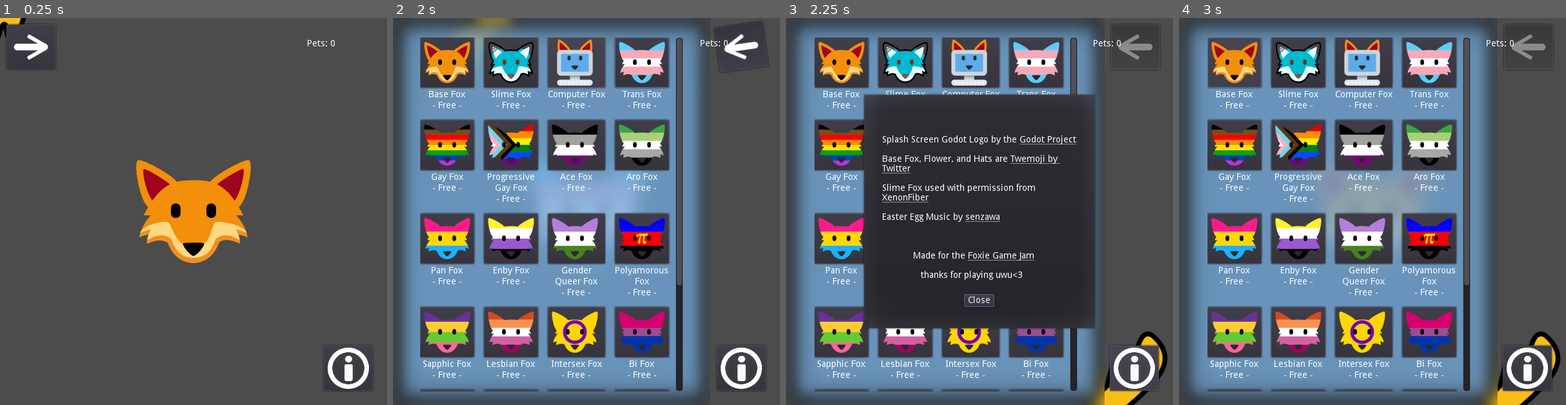
Above: before the commit, frames 1-4 (left to right).
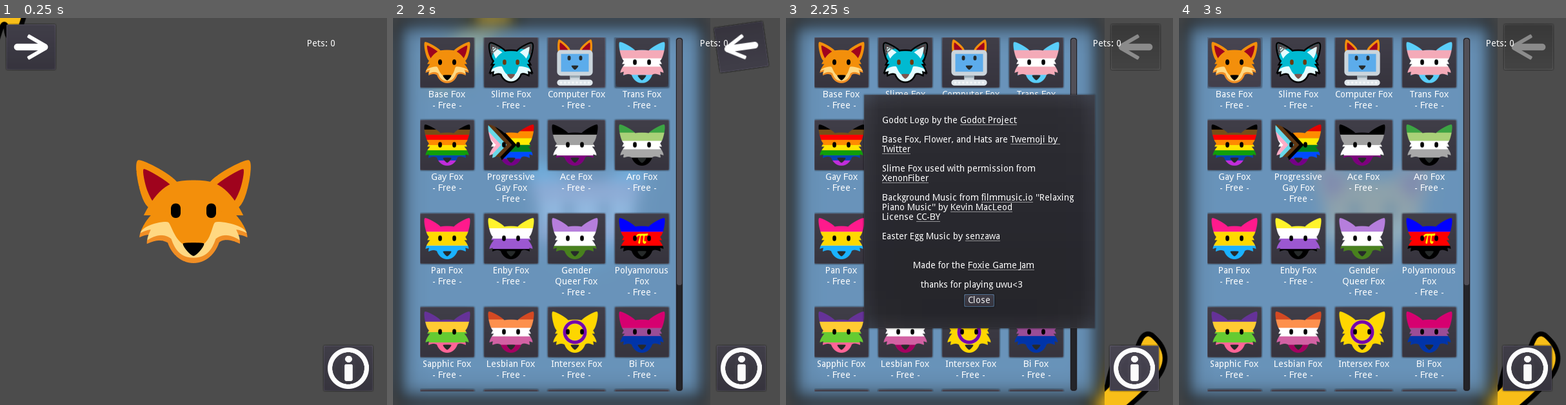
Above: after the commit, the same moments.

Repository: compufox/foxie
Game: Godot game, scene res://_scenes/main.tscn
Same seed, same stepped clock (60 frames per second), same inputs: the game is played once before the commit and once after it. Sound files missing from this copy of the repository are replaced by a short silence.
Inputs (mouse positions are in pixels of both pictures, inside the frame that each line leads up to):
- Up to frame 1 (0.25 s): no input
- Up to frame 2 (2 s): click (423, 48) at 0.5 s; click (458, 64) at 1.27 s
- Up to frame 3 (2.25 s): click (1134, 370) at 2 s
- Up to frame 4 (3 s): click (1233, 64) at 2.77 s

Frames 1-2 are identical in both runs. In frame 3, 4.0% of the frame differs, in the area x 24-75%, y 25-71%; in frame 4, nothing differs.

Commit message:
added music player into main scene
made easter egg pause bgmusic
added credits for bg music

Diff:
--- a/_scenes/main.tscn
+++ b/_scenes/main.tscn
@@ -1,8 +1,9 @@
-[gd_scene load_steps=4 format=2]
+[gd_scene load_steps=5 format=2]
 
 [ext_resource path="res://_scenes/ui.tscn" type="PackedScene" id=1]
 [ext_resource path="res://_scenes/fox.tscn" type="PackedScene" id=2]
 [ext_resource path="res://_scenes/hand.tscn" type="PackedScene" id=3]
+[ext_resource path="res://music/relaxing-piano-music-by-kevin-macleod.ogg" type="AudioStream" id=4]
 
 [node name="game" type="Node2D"]
 
@@ -12,3 +13,12 @@
 position = Vector2( 300, 300 )
 
 [node name="hand" parent="." instance=ExtResource( 3 )]
+
+[node name="camera_2d" type="Camera2D" parent="."]
+position = Vector2( 300, 300 )
+
+[node name="music" type="AudioStreamPlayer" parent="."]
+pause_mode = 2
+stream = ExtResource( 4 )
+autoplay = true
+bus = "music"
--- a/_scenes/ui.tscn
+++ b/_scenes/ui.tscn
@@ -112,6 +112,9 @@
 [node name="container" type="Control" parent="."]
 anchor_right = 1.0
 anchor_bottom = 1.0
+__meta__ = {
+"_edit_group_": true
+}
 
 [node name="shop_shown" type="Position2D" parent="container"]
 
@@ -628,6 +631,9 @@
 margin_top = -184.0
 margin_right = 182.0
 margin_bottom = 184.0
+__meta__ = {
+"_edit_group_": true
+}
 
 [node name="v_box_container" type="VBoxContainer" parent="container/info_popup"]
 anchor_right = 1.0
@@ -642,31 +648,31 @@
 margin_bottom = 272.0
 size_flags_vertical = 3
 bbcode_enabled = true
-bbcode_text = "
-
-Splash Screen Godot Logo by the [url=https://godotengine.org]Godot Project[/url]
+bbcode_text = "Godot Logo by the [url=https://godotengine.org]Godot Project[/url]
 
 Base Fox, Flower, and Hats are [url=https://github.com/twitter/twemoji]Twemoji by Twitter[/url]
 
 Slime Fox used with permission from [url=https://xenonfiber.space]XenonFiber[/url]
 
+Background Music from [url=https://filmmusic.io]filmmusic.io[/url] \"Relaxing Piano Music\" by [url=https://incompetech.com]Kevin MacLeod[/url]
+License [url=https://creativecommons.org/licenses/by/4.0]CC-BY[/url]
+
 Easter Egg Music by [url=https://www.youtube.com/watch?v=h6DNdop6pD8]senzawa[/url]
 
 
-
             Made for the [url=https://itch.io/jam/uwu]Foxie Game Jam[/url]
 
                thanks for playing uwu<3"
-text = "
-
-Splash Screen Godot Logo by the Godot Project
+text = "Godot Logo by the Godot Project
 
 Base Fox, Flower, and Hats are Twemoji by Twitter
 
 Slime Fox used with permission from XenonFiber
 
+Background Music from filmmusic.io \"Relaxing Piano Music\" by Kevin MacLeod
+License CC-BY
+
 Easter Egg Music by senzawa
-
 
 
             Made for the Foxie Game Jam
--- a/scripts/tracker.gd
+++ b/scripts/tracker.gd
@@ -1,4 +1,6 @@
 extends Node
+
+onready var bg_music = get_tree().root.find_node("music", true, false)
 
 var music = AudioStreamPlayer.new()
 var owo = preload("res://music/OWO.ogg")
@@ -14,12 +16,15 @@
 	add_child(music)
 
 func play():
+	bg_music.set_stream_paused(true)
 	music.play()
 
 func stop():
+	bg_music.set_stream_paused(false)
 	music.stop()
 
 func music_finished():
+	bg_music.set_stream_paused(false)
 	played = true
 
 func not_playing():
